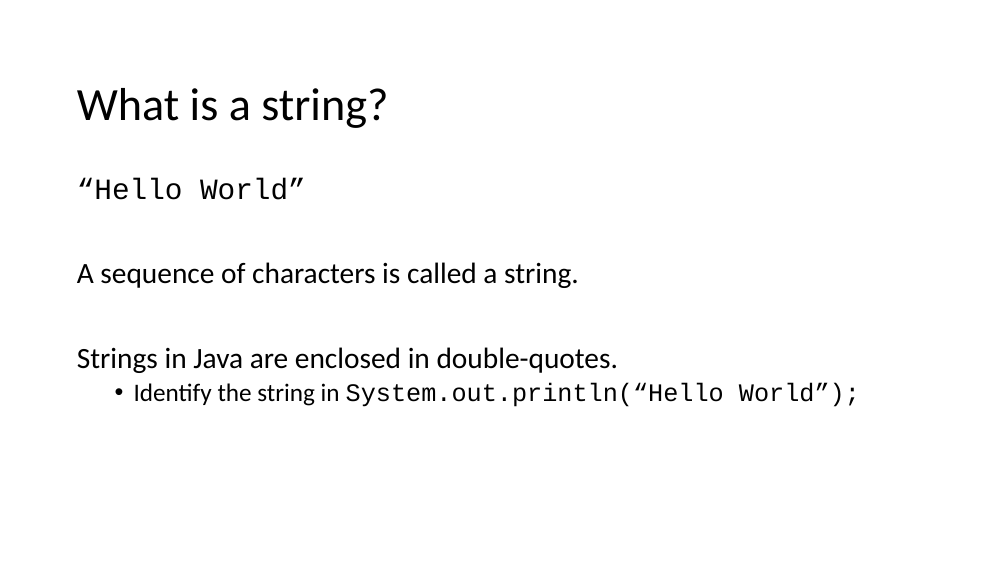
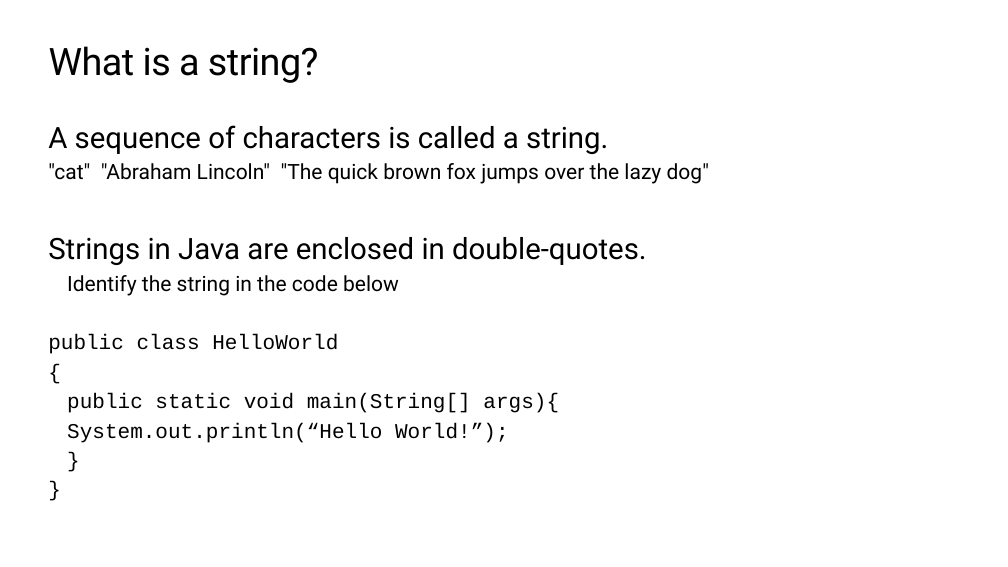
Before and after one commit to TEALSK12/apcsa-public, a slide deck: slide 31 of curriculum/Unit1/Unit1.pptx (slide 24 before the commit). Drawn at 1008x567 pixels with LibreOffice and Linux fonts; fonts in the diff are those of the drawing; background and template pictures are left out. Boxes give left, top, right and bottom in pixels: in the first picture for what was removed or moved away, otherwise in the second. Text is boxed around its words. In the diff, an @@ line names an element or a change of style, - is before the commit and + after.

```diff
--- a/curriculum/Unit1/Unit1.pptx
+++ b/curriculum/Unit1/Unit1.pptx
@@ title "What is a string?": place and size @@
-title "What is a string?" at box(77, 88, 388, 128)
+title "What is a string?" at box(49, 46, 319, 83)
@@ title "What is a string?" at box(49, 46, 319, 83): size 44 to 36 pt, font Calibri to Roboto, letter spacing 0 to -0.5 pt; line spacing 0.9 to 1; vertical alignment middle to top @@
@@ text "A sequence of characters is ...": place and size @@
-text "A sequence of characters is ..." at box(77, 178, 860, 407)
+text "A sequence of characters is ..." at box(48, 125, 709, 443)
@@ text at box(48, 125, 646, 265): font Calibri to Roboto in "A sequence of characters is called a ...", "Strings in Java are enclosed in double-quotes."; line spacing 0.9 to 1; less space between paragraphs @@
@@ text at box(48, 163, 709, 184): paragraph added @@
+"cat" "Abraham Lincoln" "The quick brown fox jumps over the lazy dog"
@@ text at box(77, 178, 306, 200): paragraph removed @@
-“Hello World”
@@ text at box(48, 275, 559, 443): text changed; size 24 to 20 pt @@
-  • Identify the string in System.out.println(“Hello World”);
+  Identify the string in the code below
+public class HelloWorld
+{
+  public static void main(String[] args){
+  System.out.println(“Hello World!”);
+  }
+}
```
Also in this commit, not shown: 64 other slides changed, 24 slides added, 13 slides removed.
